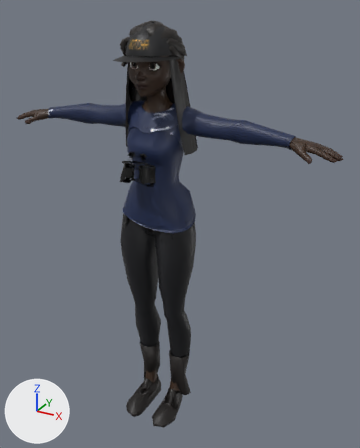
The FBX model client/Assets/Art/characters/cast/looks/npc_wallet_tracker/npc_wallet_tracker.fbx as it was, and as the next commit left it.
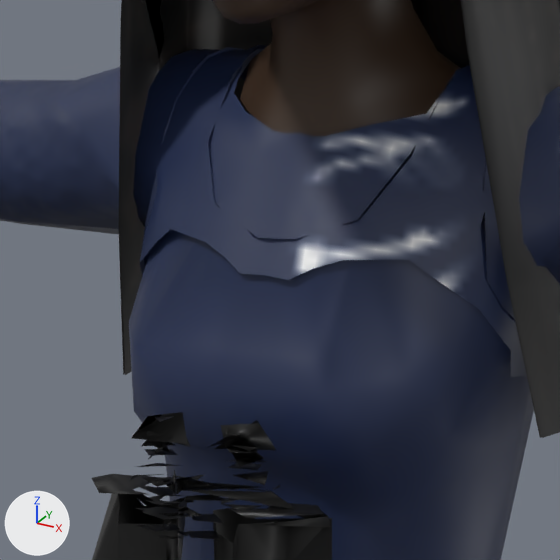
The first picture shows the older version from a 50 mm lens placed at (0.98, -1.621, 1.746), pointed at (0.071, 0.032, 0.919). The close-ups show the older and then the newer version on the part from 30% to 52% of the width and 21% to 39% of the height of that picture. Only the edits that show in the close-ups are written down. Arrows for +X, +Y and +Z are at lower left; the lights stay in place. Objects named as collision shapes, trigger or cutter boxes, shadow casters or lower levels of detail are left out.

Names of what the first close-up shows: 'npc_wallet_tracker_LOD0'.
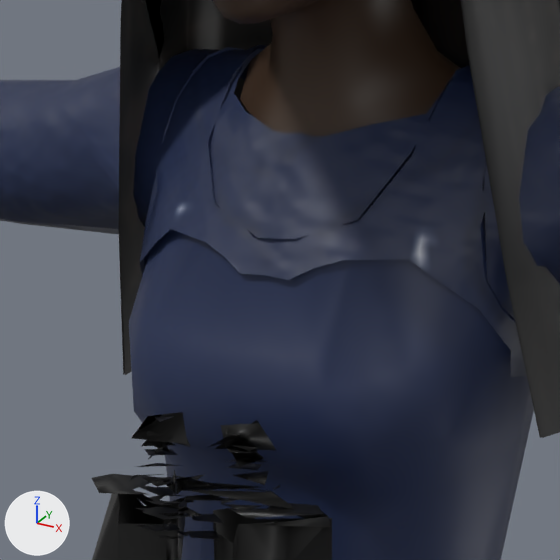
Changed parts and their boxes [x1, y1, x2, y2] in the close-ups (560 x 560 px):
```json
{"part": 1, "of": "me_npc_wallet_tracker_lod0", "change": "surface changed", "before": [173, 91, 477, 294], "after": [173, 91, 477, 294], "on screen": "darker"}
```

The change, as JSON lines over the scene's bpy script:
```json
{"block": "me_npc_wallet_tracker_lod0", "where": "# used by ob_npc_wallet_tracker_lod0; location = (0.0, 0.0, 0.0)"}
{"op": "remove", "block": "me_npc_wallet_tracker_lod0", "code": "me_npc_wallet_tracker_lod0.from_pydata(...)  # 3643 vertices, 5543 faces; spans x -0.7..0.7, y -0.24..0.16, z 0.0..1.7"}
{"op": "add", "block": "me_npc_wallet_tracker_lod0", "code": "me_npc_wallet_tracker_lod0.from_pydata(...)  # 3644 vertices, 5542 faces; spans x -0.7..0.7, y -0.24..0.16, z 0.0..1.7"}
{"block": "me_npc_wallet_tracker_lod0", "change": "me_npc_wallet_tracker_lod0 part 1: 449 kept faces spanning x -0.53..0.53, y -0.19..0.08, z 0.95..1.41 get new texture (UV) coordinates"}
{"block": "me_npc_wallet_tracker_lod0", "change": "edits to the shape of me_npc_wallet_tracker_lod0 do not show in these pictures"}
```
